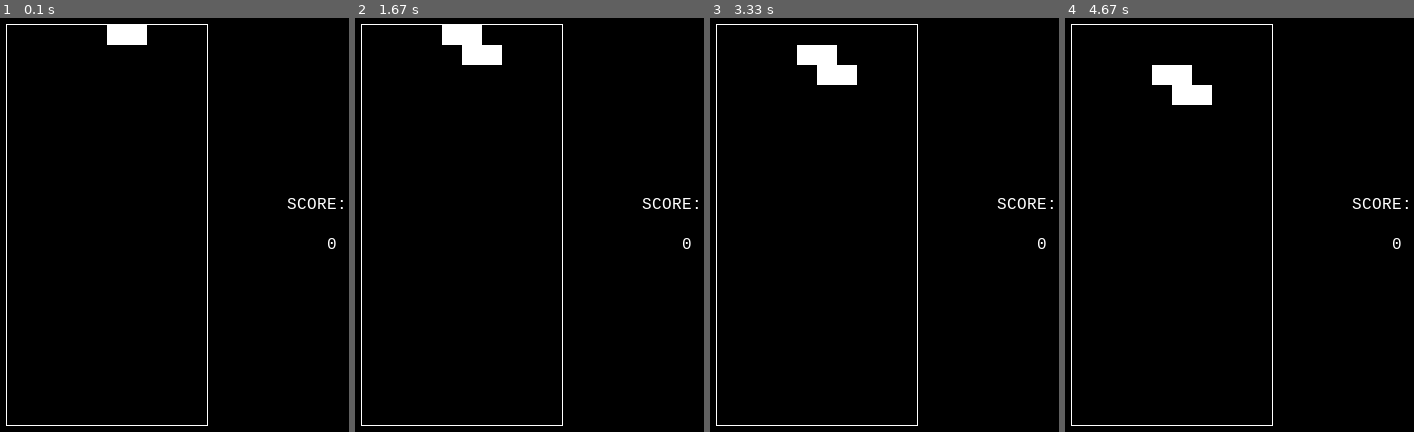
Above: before the commit, frames 1-4 (left to right).
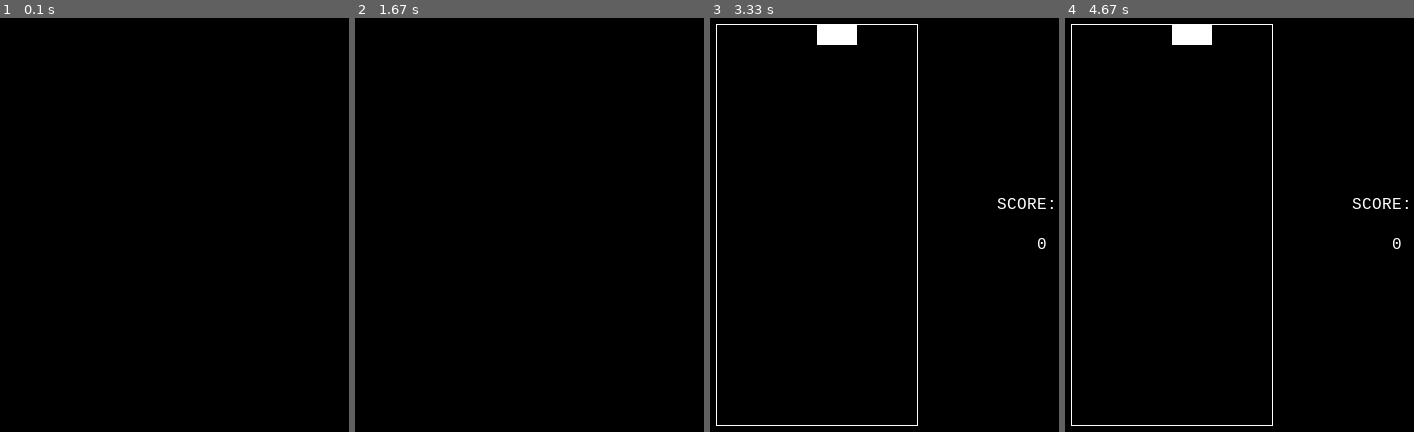
Above: after the commit, the same moments.

Repository: hrpan/pygame_Tetris
Game: pygame game, started from tetris.py
Same seed, same stepped clock (60 frames per second), same inputs: the game is played once before the commit and once after it. The source is Python 2; it was converted automatically to run under Python 3.
Inputs:
- Up to frame 1 (0.1 s): no input
- Up to frame 2 (1.67 s): no input
- Up to frame 3 (3.33 s): no input
- Up to frame 4 (4.67 s): no input

The runs differ from the first frame. In frame 1, 1.6% of the frame differs, in the area x 1-99%, y 1-99%; in frame 2, 2.2%; in frame 3, 1.7%; in frame 4, 1.7%.

Commit message:
Add previewBoard for predicting

Diff:
--- a/core.py
+++ b/core.py
@@ -7,6 +7,7 @@
 
 from random import choice
 from block import Block
+import numpy as np
 block_chars=['I','L','J','O','S','T','Z']
 
 origin=[1,5]
@@ -104,5 +105,50 @@
                     self.board[line_tmp-1]=[0]*board_w
         self.score+=lineCount
 
+    def previewBoard(self,oper):
+        """
+        0:CCW
+        1:CW
+        2:LEFT
+        3:RIGHT
+        4:NULL
+        """
+        if oper==4:
+            return self.getBoard()
+
+        if oper==0:
+            self.curr_block.rotateCCW()
+        elif oper==1:
+            self.curr_block.rotateCW()
+        elif oper==2:
+            self.curr_block.move(dir_L)
+        elif oper==3:
+            self.curr_block.move(dir_R)
+
+        if self.checkViolation():
+            if oper==0:
+                self.curr_block.rotateCW()
+            elif oper==1:
+                self.curr_block.rotateCCW()
+            elif oper==2:
+                self.curr_block.move(dir_R)
+            elif oper==3:
+                self.curr_block.move(dir_L)
+            return self.getBoard()
+        else:
+            result = self.getBoard()
+            if oper==0:
+                self.curr_block.rotateCW()
+            elif oper==1:
+                self.curr_block.rotateCCW()
+            elif oper==2:
+                self.curr_block.move(dir_R)
+            elif oper==3:
+                self.curr_block.move(dir_L)
+        return result
+
     def getBoard(self):
-        return self.board
+        result=[x[:] for x in self.board]
+        for pt in self.curr_block.getPTS():
+            result[pt[0]][pt[1]]=1
+        return result
--- a/tetris.py
+++ b/tetris.py
@@ -48,11 +48,13 @@
         game.moveRight()
     if keys[pygame.K_DOWN]:
         game.moveDown()
-
-    pygame.time.delay(30)
+    print game.previewBoard(2)
+    pygame.time.delay(3000)
     vis.drawScore(game,screen,font)
     vis.drawBoard(game,screen)
+    """
     if (pygame.time.get_ticks()-tick)>1500:
         tick = pygame.time.get_ticks()
         game.nextIter()
+    """
     pygame.display.flip()
Not shown, changed: core.pyc
